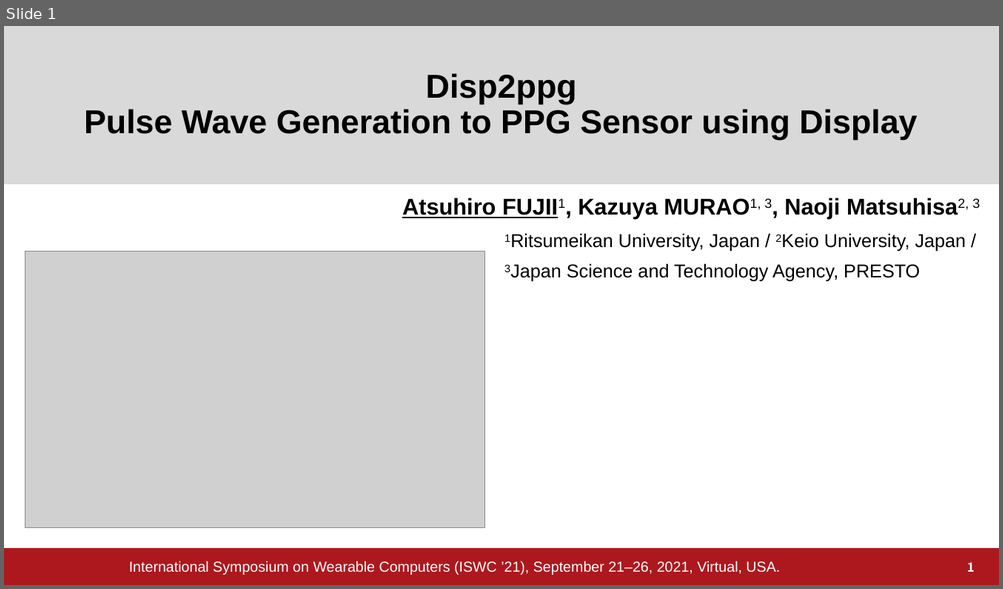
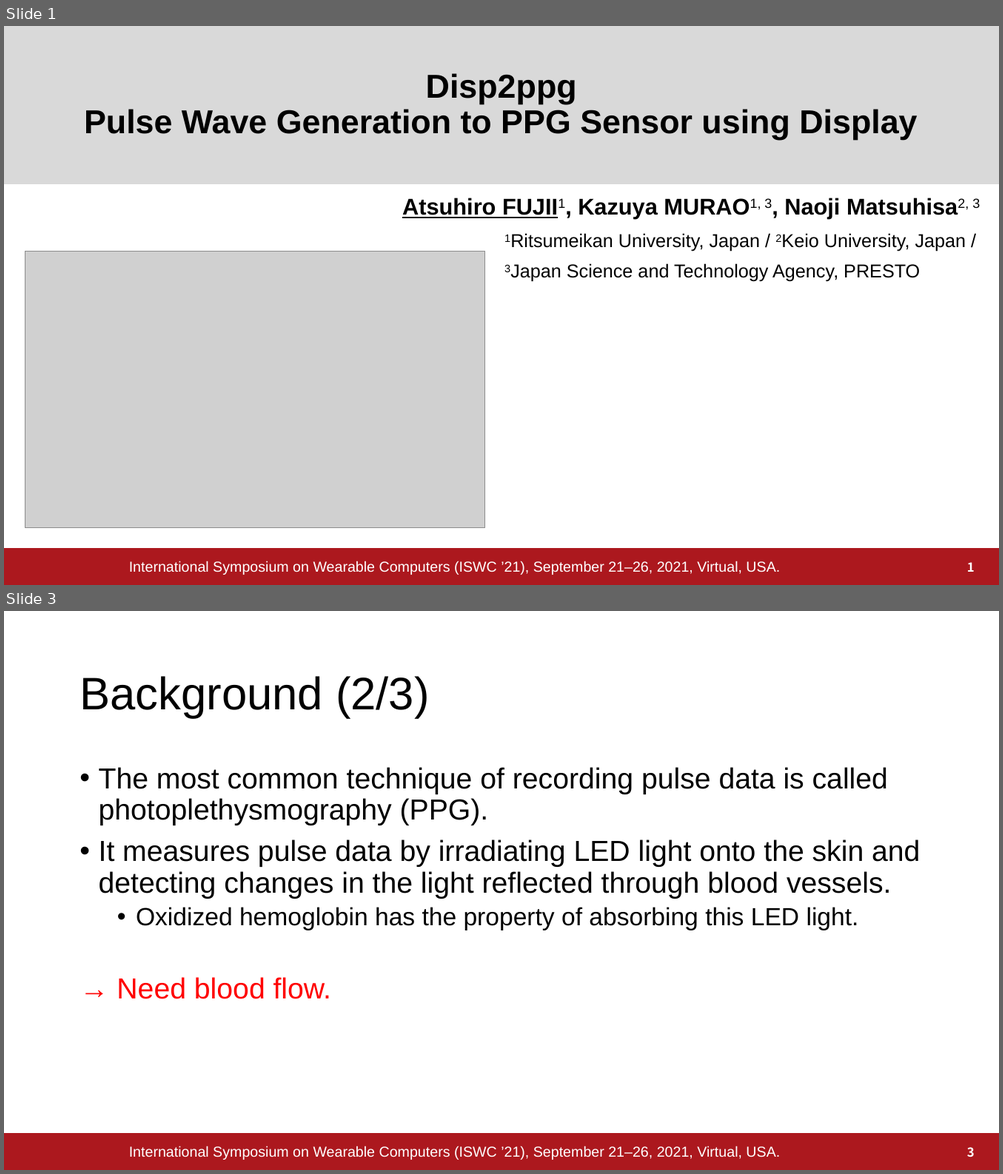
Before and after one commit to a2h1r0/lab, a slide deck: paper/pulse/ISWC2021/ISWC2021.pptx. Shown one above the other, each under a label of ours: slide 1 before the commit, slides 1 and 3 after it; the slides between them are not shown. The pictures are 1003x589 and 1003x1174 pixels, drawn with LibreOffice and Linux fonts; fonts in the diff are those of the drawing; grey boxes stand for pictures; background and template pictures are left out. Boxes give left, top, right and bottom in pixels: in the first picture for what was removed or moved away, otherwise in the second. Text is boxed around its words. In the diff, an @@ line names an element or a change of style, - is before the commit and + after.

Commit message:
update

```diff
--- a/paper/pulse/ISWC2021/ISWC2021.pptx
+++ b/paper/pulse/ISWC2021/ISWC2021.pptx
@@ slide 3 added at [4,611,999,1170], background #FFFFFF; not listed: 1 template element that a slide beside it also shows @@
@@ title added at [79,676,430,718], 44 pt, text #000000 @@
+Background (2/3)
@@ text added at [99,767,919,999], 28 pt, text #000000 @@
+• The most common technique of recording pulse data is called photoplethysmography (PPG).
+• It measures pulse data by irradiating LED light onto the skin and detecting changes in the light reflected through blood vessels.
+  • Oxidized hemoglobin has the property of absorbing this LED light.
+→ Need blood flow.
@@ text added at [129,1146,780,1160], 14 pt, text #FFFFFF @@
+International Symposium on Wearable Computers (ISWC ’21), September 21–26, 2021, Virtual, USA.
@@ page number added at [967,1147,974,1158], 12 pt, text #FFFFFF, bold @@
+3
```
Also in this commit, not shown: 1 other slide added.
